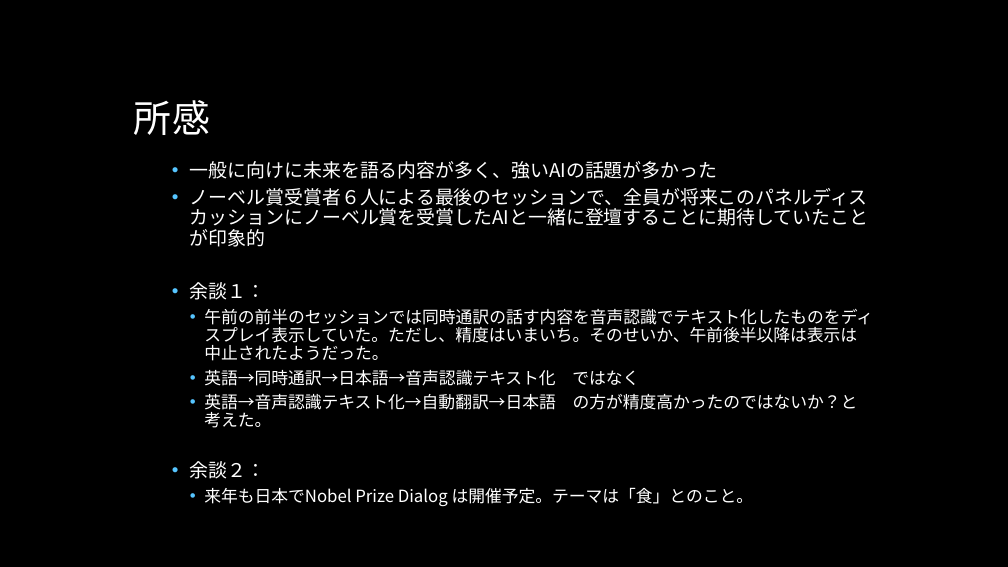
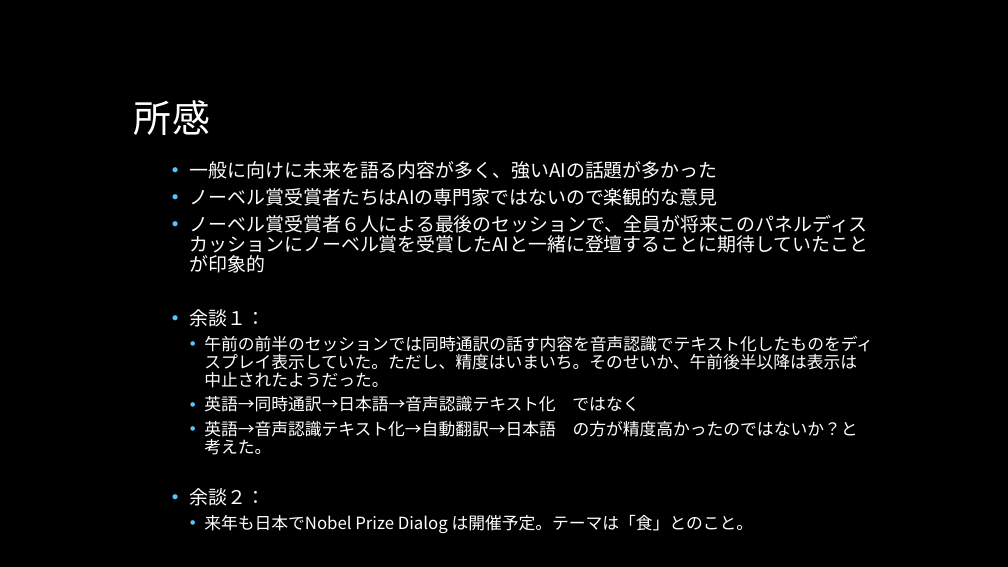
Before and after one commit to fujiichi/AISECjp9, a slide deck: slide 16 of AISECjp#9 LT Nobel Prize Dialogue Tokyo 2017.pptx (slide 8 before the commit). Drawn at 1008x567 pixels with LibreOffice and Linux fonts; fonts in the diff are those of the drawing; background and template pictures are left out. Boxes give left, top, right and bottom in pixels: in the first picture for what was removed or moved away, otherwise in the second. Text is boxed around its words. In the diff, an @@ line names an element or a change of style, - is before the commit and + after.

```diff
--- a/AISECjp#9 LT Nobel Prize Dialogue Tokyo 2017.pptx
+++ b/AISECjp#9 LT Nobel Prize Dialogue Tokyo 2017.pptx
@@ text at box(190, 188, 717, 206): paragraph added @@
+    • ノーベル賞受賞者たちはAIの専門家ではないので楽観的な意見
```
Also in this commit, not shown: 6 other slides changed, 8 slides added.
